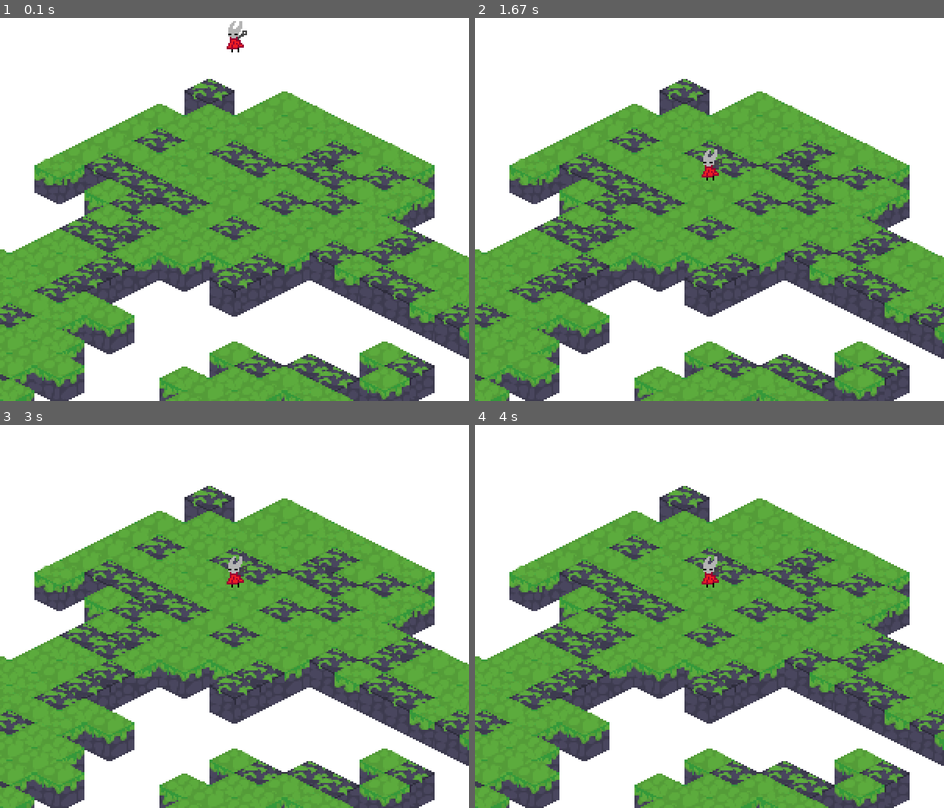
Above: before the commit, frames 1-4 (two rows, left to right).
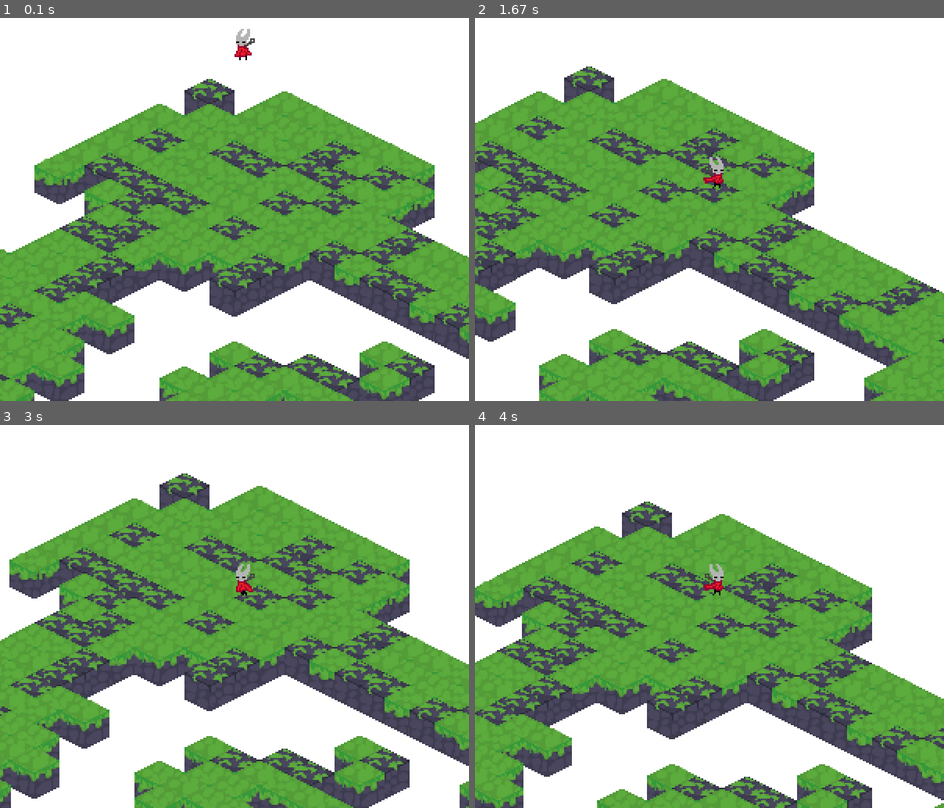
Above: after the commit, the same moments.

Repository: Tyishen/SilksongCopium_Pygame
Game: pygame game, started from Main.py
Same seed, same stepped clock (60 frames per second), same inputs: the game is played once before the commit and once after it.
Inputs:
- Up to frame 1 (0.1 s): no input
- Up to frame 2 (1.67 s): hold Right 0.33-0.8 s; hold Up 0.83-1.3 s; hold Right from 1.33 s (still down)
- Up to frame 3 (3 s): release Right at 1.8 s; hold Left 1.83-2.37 s; hold Down 2.4-2.87 s; hold Left from 2.9 s (still down)
- Up to frame 4 (4 s): release Left at 3.37 s; hold Up 3.4-3.87 s; hold Right from 3.9 s (still down)

The runs differ from the first frame. In frame 1, 0.3% of the frame differs, in the area x 48-55%, y 0-12%; in frame 2, 49%, in the area x 0-100%, y 12-100%; in frame 3, 31%; in frame 4, 37%.

Commit message:
attack implemented, it doesn't work though

Diff:
--- a/Main.py
+++ b/Main.py
@@ -18,7 +18,7 @@
 
     for y, row in enumerate(mapData):
         for x, tile in enumerate(row):
-            if tile == True:
+            if tile == 1:
                 sortingList.append(pygame.Vector3(x, y + 1, 0))
                 blockTileList.append(pygame.Vector3(x, y + 1, 0))
                 blockTileList.append(randomizeBocks())
@@ -45,6 +45,9 @@
     for i in range(len(tempList)):
         gameDisplay.blit(tileBlock(tempList[i]), worldScreen(tempList[i]))
 
+    kornet.attack()
+    kornet.drawSwing()
+
     outputScreen.blit(pygame.transform.scale(gameDisplay, outputScreen.get_size()), (0, 0))
 
 # Conversions from screen space to world space and vice versa
@@ -83,46 +86,52 @@
 
 # Player Movement
 
-def playerPhysicx():
-    global playerCoords, dt, cornetYVelo, cornetJump
-
-    gravity = 4.9
-
-    tile = tileCoords(playerCoords)
-
-    if tile.x < 0 or tile.y < 0 or tile.x > len(mapData) - 1  or tile.y > len(mapData) - 1:
-        playerCoords.z -= gravity * dt
-    else:
-        if mapData[int(tile.y)][int(tile.x)] == 1:
-            if playerCoords.z > 0.0001 or playerCoords.z < -0.5: # hackerman
-                playerCoords.z -= gravity * dt
-            else:
-                playerCoords.z = 0.000001
-        else:
-
-            playerCoords.z -= gravity * dt
-
-def kornetFrame(player):
-    global currentTime, frame, lastUpd
-    cornet = cornetIDLE
-
-    if True in keyDown:
-        currentTime = pygame.time.get_ticks()
-        if currentTime - lastUpd >= animationTick:
-            frame += 1
-            lastUpd = currentTime
-            if frame >= len(cornetAni):
-                frame = 0
-
-        cornet = cornetAni[frame]
-
-    if player.coordinates.z <= -0.5:
-        cornet = cornetFALL
-
-    if facing == "right":
-        cornet = pygame.transform.flip(cornet, True, False)
-
-    return cornet
+"""
+All movement functions moved inside of the Hornet class
+
+
+# def playerPhysicx():
+#     global playerCoords, dt, cornetYVelo, cornetJump
+
+#     gravity = 4.9
+
+#     tile = tileCoords(playerCoords)
+
+#     if tile.x < 0 or tile.y < 0 or tile.x > len(mapData) - 1  or tile.y > len(mapData) - 1:
+#         playerCoords.z -= gravity * dt
+#     else:
+#         if mapData[int(tile.y)][int(tile.x)] == 1:
+#             if playerCoords.z > 0.0001 or playerCoords.z < -0.5: # hackerman
+#                 playerCoords.z -= gravity * dt
+#             else:
+#                 playerCoords.z = 0.000001
+#         else:
+
+#             playerCoords.z -= gravity * dt
+
+# def kornetFrame(player):
+#     global currentTime, frame, lastUpd
+#     cornet = cornetIDLE
+
+#     if True in keyDown:
+#         currentTime = pygame.time.get_ticks()
+#         if currentTime - lastUpd >= animationTick:
+#             frame += 1
+#             lastUpd = currentTime
+#             if frame >= len(cornetAni):
+#                 frame = 0
+
+#         cornet = cornetAni[frame]
+
+#     if player.coordinates.z <= -0.5:
+#         cornet = cornetFALL
+
+#     if facing == "right":
+#         cornet = pygame.transform.flip(cornet, True, False)
+
+#     return cornet
+
+"""
 
 # Randomizing the Map Look
 
@@ -140,9 +149,10 @@
 # Ok we gonna try some object-oriented programming
 class Hornet():
 
-    def __init__(self, coords, speed, up, left, down, right, iso):
+    def __init__(self, coords, speed, up, left, down, right, iso, attack, jump):
         self.coordinates = coords
         self.jumpState = "grounded"
+        self.yVelocity = 0
         self.speed = speed
         self.pixelSpeed = worldScreen(pygame.Vector3(speed - 2, 0, 0)).length()
 
@@ -153,13 +163,30 @@
         self.currentFrame = cornetIDLE
         self.lastUpdate = pygame.time.get_ticks()
 
+        self.attacking = False
+        self.attackFrameNum = 0
+        self.attackFrame = attack1
+        self.attackLastUpdate = pygame.time.get_ticks()
+        self.currentAttackFrame = attack1
+
         self.up = up
         self.left = left
         self.down = down
         self.right = right
+        self.attackKey = attack
+        self.jumpkey = jump
 
     def draw(self):
-        gameDisplay.blit(self.frame, worldScreen(self.coordinates) - pygame.Vector2(10, 10))
+        gameDisplay.blit(self.frame, worldScreen(self.coordinates) - pygame.Vector2(5, 5))
+
+    def drawSwing(self):
+        if self.attacking == True:
+            if self.facing == "right":
+                self.attackFrame = pygame.transform.flip(self.currentAttackFrame, True, False)
+                gameDisplay.blit(self.attackFrame, worldScreen(self.coordinates) - pygame.Vector2(6, 10))
+            else:
+                self.attackFrame = self.currentAttackFrame
+                gameDisplay.blit(self.attackFrame, worldScreen(self.coordinates) - pygame.Vector2(16, 10))
 
     def move(self):
         global keyDown
@@ -193,6 +220,31 @@
                 self.coordinates += screenWorld(pygame.Vector3(self.pixelSpeed * dt, 0, 0))
                 self.facing = "right"
 
+    def jump(self):
+        pass
+
+    def attack(self):
+
+        if self.attacking == False:
+            if keyDown[self.attackKey]:
+                self.attacking = True
+
+        if self.attacking == True:
+
+            currentTime = pygame.time.get_ticks()
+            if currentTime - self.attackLastUpdate >= attackAnimationTick:
+                self.attackFrameNum += 1
+                self.attackLastUpdate = currentTime
+
+                if self.attackFrameNum >= len(attackAni):
+                    self.attackFrameNum = 0
+                    self.attacking = False
+
+
+                self.currentAttackFrame = attackAni[self.attackFrameNum]
+            else:
+                return
+
     def physics(self):
 
         tile = tileCoords(self.coordinates)
@@ -225,8 +277,9 @@
                 if self.frameNum >= len(cornetAni):
                     self.frameNum = 0
 
-                self.frame = cornetAni[self.frameNum]
                 self.currentFrame = cornetAni[self.frameNum] # seems useless but it helps fix a visual issue with flipping
+        else:
+            self.currentFrame = cornetIDLE
 
         if self.jumpState == "takeoff":
             self.frame = cornetATTACK
@@ -293,7 +346,15 @@
 
 cornetAni = [cornet1, cornet2, cornet4, cornet3]
 
+attack1 = pygame.image.load("attack1.png").convert_alpha()
+attack2 = pygame.image.load("attack2.png").convert_alpha()
+attack3 = pygame.image.load("attack3.png").convert_alpha()
+attack4 = pygame.image.load("attack4.png").convert_alpha()
+
+attackAni = [attack1, attack2, attack3, attack4]
+
 animationTick = 200
+attackAnimationTick = 60
 currentTime = pygame.time.get_ticks()
 
 mapFile = open("solidMap.txt", "r")
@@ -309,13 +370,18 @@
     mapData.insert(i, rowArray)
     i += 1
 
-kornet = Hornet(pygame.Vector3(4.5, 4.5, 3), 3, pygame.K_w, pygame.K_a, pygame.K_s, pygame.K_d, False)
+# kornet = Hornet(pygame.Vector3(4.5, 4.5, 3), 3, pygame.K_w, pygame.K_a, pygame.K_s, pygame.K_d, True, pygame.K_x, pygame.K_z)
 # One player while I figure out how the layering works
 # cornet = Hornet(pygame.Vector3(5, 5, 3), 3, pygame.K_UP, pygame.K_LEFT, pygame.K_DOWN, pygame.K_RIGHT, False)
 
+kornet = Hornet(pygame.Vector3(4.5, 4.5, 3), 3, pygame.K_UP, pygame.K_LEFT, pygame.K_DOWN, pygame.K_RIGHT, True, pygame.K_x, pygame.K_z)
+
 running = True
 while running:
+
+    pygame.event.get()
     keyDown = pygame.key.get_pressed()
+    mouseDown = pygame.mouse.get_pressed()
 
     kornet.move()
 
Binary file added: attack1.png
Binary file added: attack2.png
Binary file added: attack3.png
Binary file added: attack4.png
